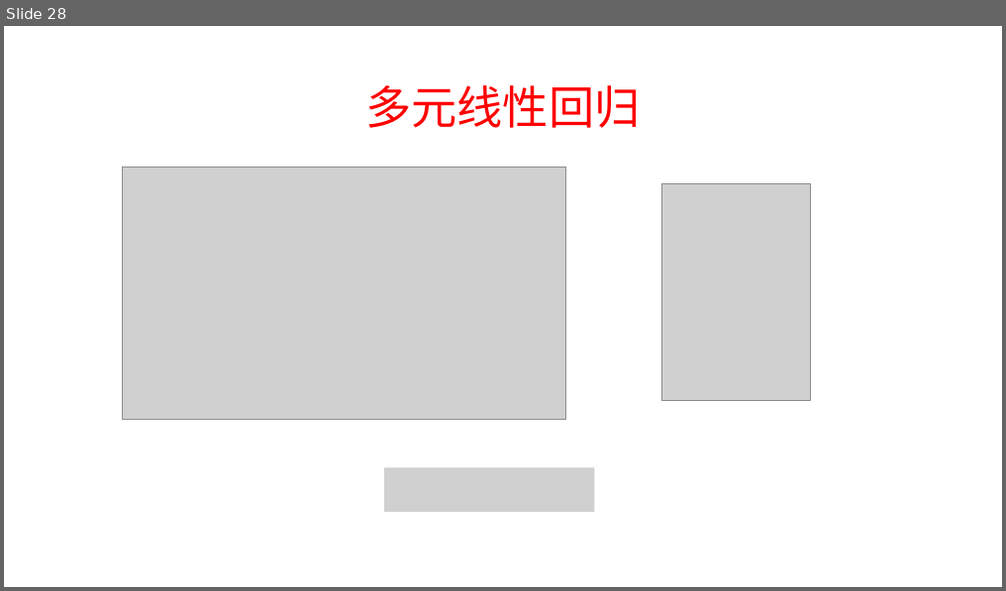
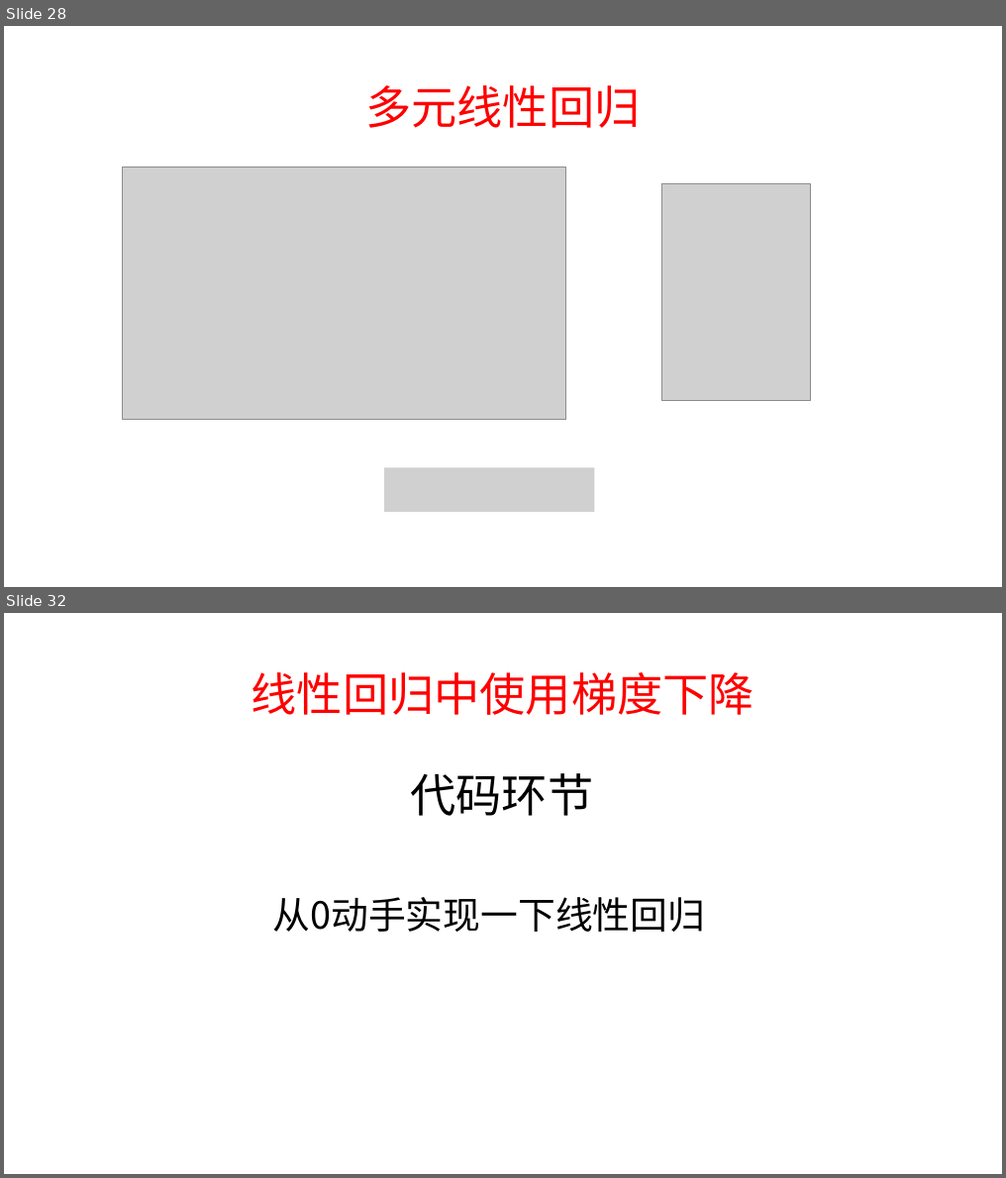
Before and after one commit to xpyuanfly/deepLearning, a slide deck: 3 线性神经网络-陈博/简单线性回归.pptx. Shown one above the other, each under a label of ours: slide 28 before the commit, slides 28 and 32 after it; the slides between them are not shown. The pictures are 1006x591 and 1006x1178 pixels, drawn with LibreOffice and Linux fonts; fonts in the diff are those of the drawing; grey boxes stand for pictures. Boxes give left, top, right and bottom in pixels: in the first picture for what was removed or moved away, otherwise in the second. Text is boxed around its words. In the diff, an @@ line names an element or a change of style, - is before the commit and + after.

Commit message:
7.7日线性回归代演示

```diff
--- a/3 线性神经网络-陈博/简单线性回归.pptx
+++ b/3 线性神经网络-陈博/简单线性回归.pptx
@@ slide 32 added at box(4, 613, 1002, 1174), background #FFFFFF @@
@@ title added at box(252, 672, 754, 715), 44 pt, text #FF0000 @@
+线性回归中使用梯度下降
@@ text added at box(410, 773, 593, 816), 44 pt, text #000000 @@
+代码环节
@@ text added at box(273, 897, 706, 932), 36 pt, text #000000 @@
+从0动手实现一下线性回归
```
Also in this commit, not shown: 8 other slides added, 2 other files.
